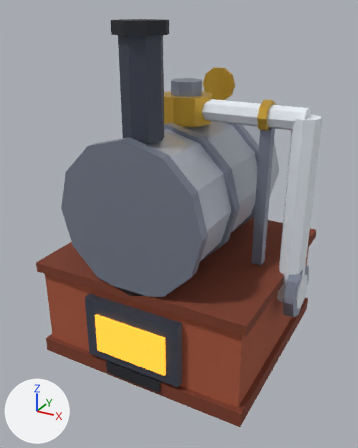
The Blender file assets/managed-models/engine-room/steam-boiler/steam-boiler.blend: old version first, new version second.
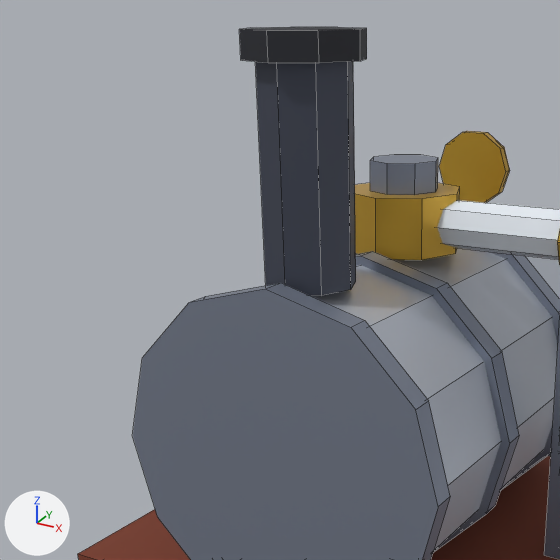
Old and new are each drawn whole from a 50 mm lens placed at (0.879, -1.658, 1.338), pointed at (-0.001, -0.057, 0.537) and again close up on the part from 0% to 72% of the width and 1% to 59% of the height. Lighting does not change. The marker at lower left points along +X, +Y and +Z. The first two pictures are the older version. The close-ups show mesh edges as thin lines.

In view in the first close-up: 'steam-boiler'.
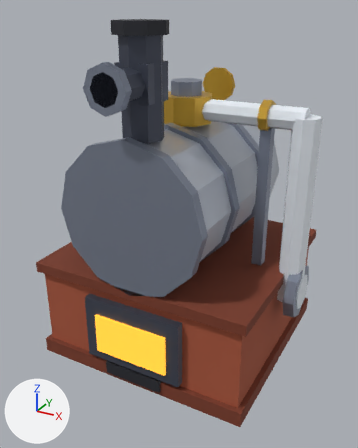
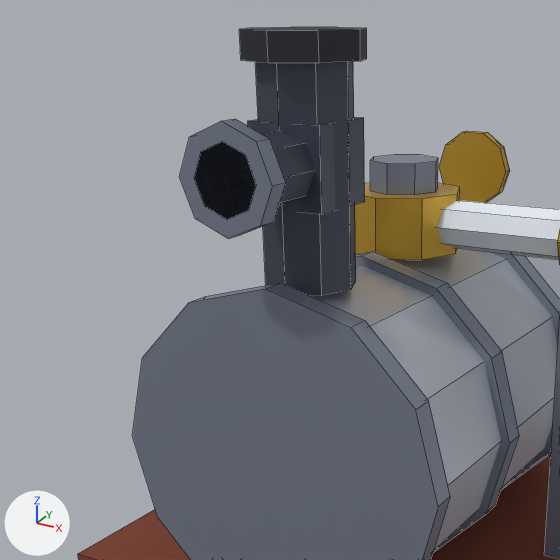
Pixel boxes (x1, y1, x2, y2) of what changed, in the close-ups (560 x 560 px):
part 1 of me_steam_boiler, added: after (194, 131, 315, 220)
part 2 of me_steam_boiler, added: after (179, 119, 286, 239)
part 3 of me_steam_boiler, added: after (248, 117, 365, 214)

What changed in the scene script:
```text
Change me_steam_boiler:
    used by ob_steam_boiler; location = (0.0, 0.0, 0.0)
    remove me_steam_boiler.from_pydata(...)  # 448 vertices, 286 faces; spans x -0.505..0.505, y -0.44..0.5, z 0.0..1.3
    add me_steam_boiler.from_pydata(...)  # 488 vertices, 312 faces; spans x -0.505..0.505, y -0.5..0.5, z 0.0..1.3
    me_steam_boiler part 1: a new loose piece, an 8-sided cylinder along y spanning x -0.05..0.05, y -0.5..-0.3, z 1.07..1.17, in mat_m_steam_boiler
    me_steam_boiler part 2: a new loose piece, an 8-sided cylinder along y spanning x -0.075..0.075, y -0.5..-0.47, z 1.045..1.195, in mat_m_steam_boiler
    me_steam_boiler part 3: a new loose piece, a box spanning x -0.06..0.06, y -0.36..-0.24, z 1.06..1.18, in mat_m_steam_boiler
```
